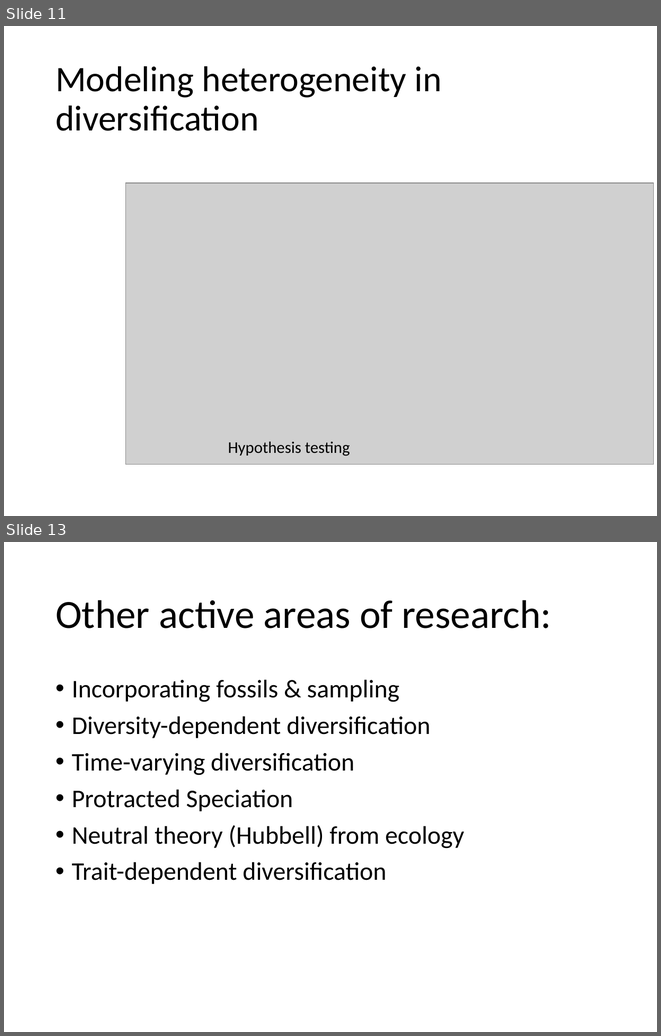
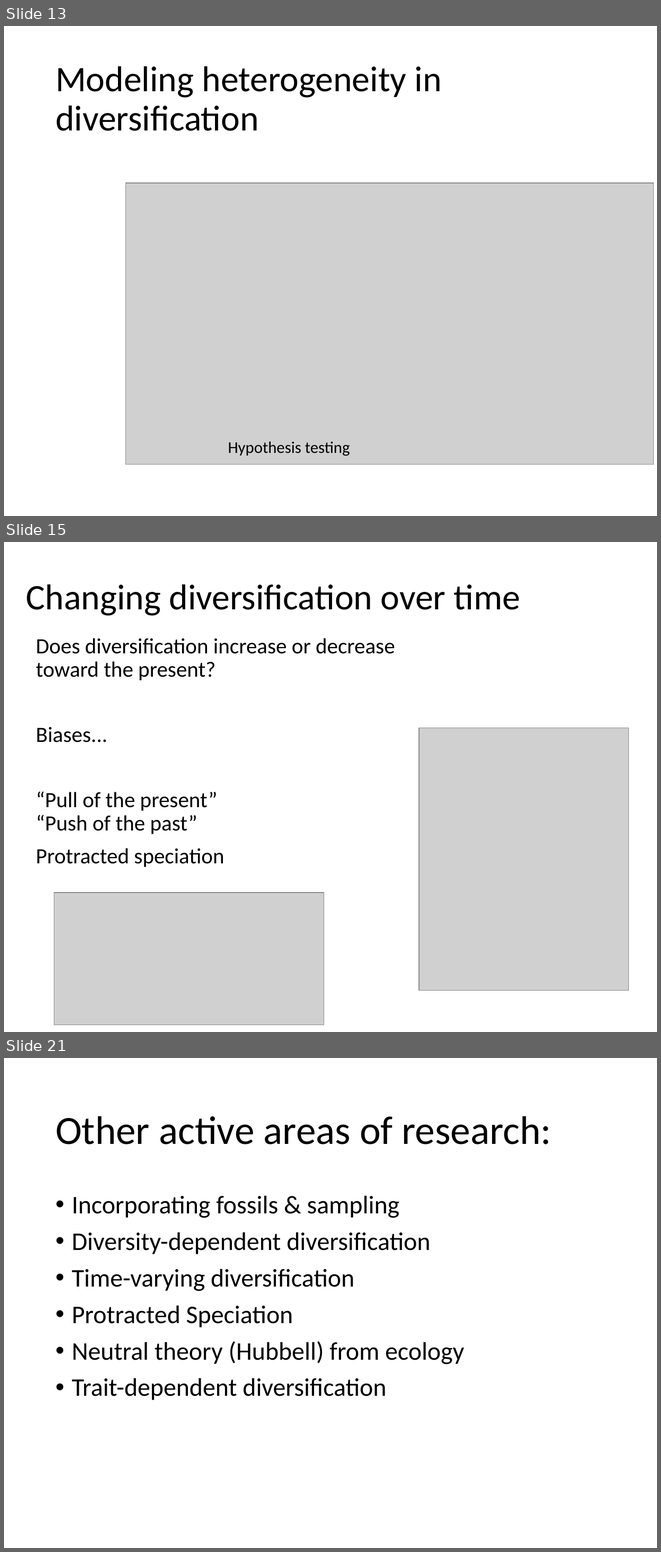
Before and after one commit to uyedaj/macrophy_course, a slide deck: lectures/slides/Diversification&SSE.pptx. Shown one above the other, each under a label of ours: slides 11 and 13 before the commit, slides 13, 15 and 21 after it; the slides between them are not shown. The pictures are 661x1036 and 661x1552 pixels, drawn with LibreOffice and Linux fonts; fonts in the diff are those of the drawing; grey boxes stand for pictures. Boxes give left, top, right and bottom in pixels: in the first picture for what was removed or moved away, otherwise in the second. Text is boxed around its words. In the diff, an @@ line names an element or a change of style, - is before the commit and + after.

Commit message:
Diversification lecture

```diff
--- a/lectures/slides/Diversification&SSE.pptx
+++ b/lectures/slides/Diversification&SSE.pptx
@@ slide 15 added at (4,542,657,1032), background #FFFFFF @@
@@ title added at (26,584,520,616), 39.6 pt, text #000000 @@
+Changing diversification over time
@@ text added at (36,638,395,867), 24 pt, text #000000 @@
+Does diversification increase or decrease toward the present?
+Biases...
+“Pull of the present”
+“Push of the past”
+Protracted speciation
@@ picture added at (420,728,629,990) @@
@@ picture added at (54,893,324,1024) @@
@@ what was slide 11 is now slide 13 @@
@@ what was slide 13 is now slide 21 @@
```
Also in this commit, not shown: 5 slides changed, 8 other slides added, 2 other files.
